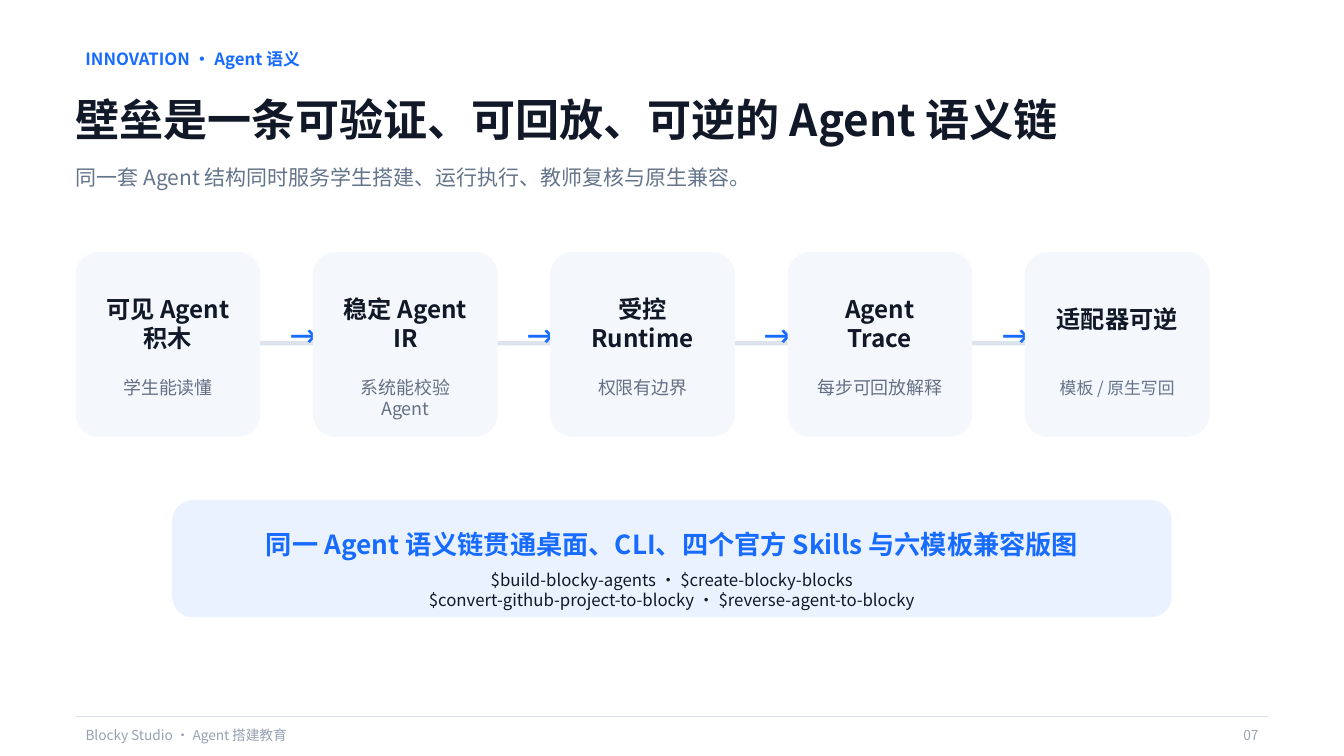
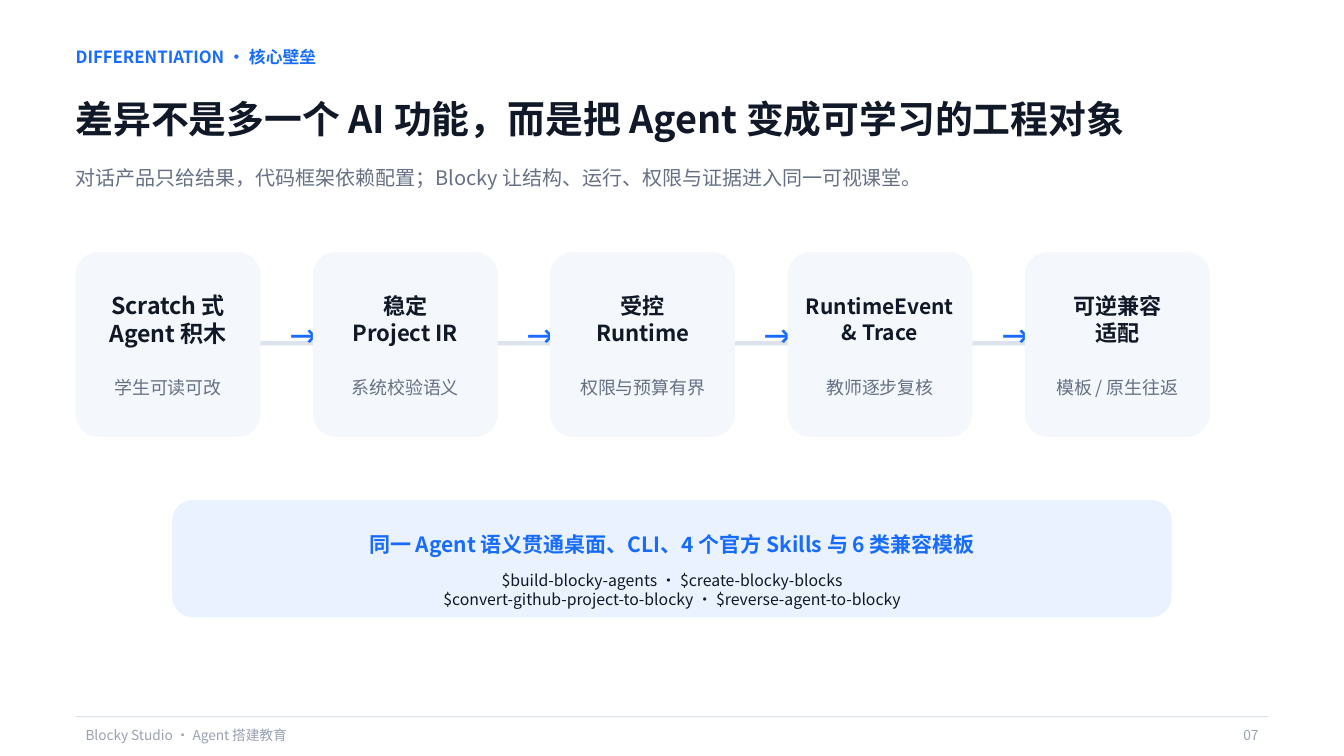
Before and after one commit to q2955161835-debug/Blocky-AI, a slide deck: slide 7 of PPT与商业计划书/Blocky-Studio-息壤杯-AI+教育.pptx. Drawn at 1344x756 pixels with LibreOffice and Linux fonts; fonts in the diff are those of the drawing. Boxes give left, top, right and bottom in pixels: in the first picture for what was removed or moved away, otherwise in the second. Text is boxed around its words. In the diff, an @@ line names an element or a change of style, - is before the commit and + after.

```diff
--- a/PPT与商业计划书/Blocky-Studio-息壤杯-AI+教育.pptx
+++ b/PPT与商业计划书/Blocky-Studio-息壤杯-AI+教育.pptx
@@ text at [76,48,316,65]: text changed @@
-INNOVATION · Agent 语义
+DIFFERENTIATION · 核心壁垒
@@ text at [76,100,1124,143]: text changed; size 31.5 to 27 pt @@
-壁垒是一条可验证、可回放、可逆的 Agent 语义链
+差异不是多一个 AI 功能，而是把 Agent 变成可学习的工程对象
@@ text at [76,168,922,190]: text changed; size 15 to 14.2 pt; text colour #64748B to #667085 @@
-同一套 Agent 结构同时服务学生搭建、运行执行、教师复核与原生兼容。
+对话产品只给结果，代码框架依赖配置；Blocky 让结构、运行、权限与证据进入同一可视课堂。
@@ text at [109,294,226,347]: text changed; size 17.2 to 16.5 pt @@
-可见 Agent
-积木
+Scratch 式
+Agent 积木
@@ text at [353,295,458,346]: text changed; size 17.2 to 15.8 pt @@
-稳定 Agent IR
+稳定
+Project IR
@@ text at [596,295,689,342]: text changed; size 17.2 to 15.8 pt @@
-受控 Runtime
+受控
+Runtime
@@ text at [806,297,954,341]: text changed; size 17.2 to 15 pt @@
-Agent Trace
+RuntimeEvent
+& Trace
@@ text at [1073,295,1161,343]: text changed; size 17.2 to 15.8 pt @@
-适配器可逆
+可逆兼容
+适配
@@ text at [115,379,222,396]: text changed @@
-学生能读懂
+学生可读可改
@@ text at [352,379,459,396]: text changed @@
-系统能校验 Agent
+系统校验语义
@@ text at [580,379,705,396]: text changed @@
-权限有边界
+权限与预算有界
@@ vertical alignment top to middle in 9 elements at [596,295,689,342], [353,295,458,346], [352,379,459,396], [580,379,705,396], [109,294,226,347], [115,379,222,396], [806,297,954,341], [76,48,316,65], [826,379,933,396] @@
@@ text at [826,379,933,396]: text changed @@
-每步可回放解释
+教师逐步复核
@@ text at [1056,379,1178,396]: text changed; size 12 to 12.8 pt; text colour #64748B to #667085 @@
-模板 / 原生写回
+模板 / 原生往返
@@ text at [369,534,975,557]: text changed; size 18.8 to 15 pt @@
-同一 Agent 语义链贯通桌面、CLI、四个官方 Skills 与六模板兼容版图
+同一 Agent 语义贯通桌面、CLI、4 个官方 Skills 与 6 类兼容模板
@@ text "$build-blocky-agents · $create-blocky-blocks" at [443,572,900,609]: size 12 to 11.2 pt @@
```
Also in this commit, not shown: 13 other slides changed, 1 other file.
